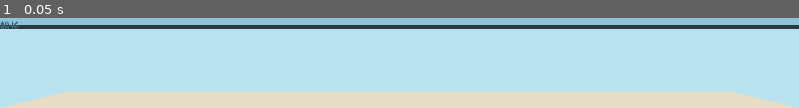
Above: before the commit, frame 1.
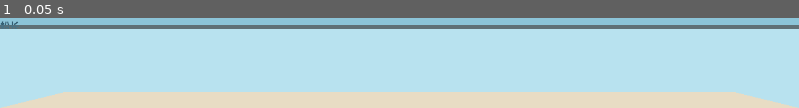
Above: after the commit, the same moment.

Repository: supdogg926/desktop-reef-tank
Game: Godot game, scene res://scenes/Main.tscn
Two runs of this game, one before a commit and one after it. Both use one fixed random seed, a clock stepped at 60 frames per second and the inputs below.
Inputs:
- Up to frame 1 (0.05 s): no input

The runs differ from the first frame. In frame 1, 4.4% of the frame differs, in the area x 0-100%, y 7-13%.

Commit message:
fix: disable viewport transparent_background to resolve navbar checkerboard (GL Compatibility known compat issue)

Diff:
--- a/project.godot
+++ b/project.godot
@@ -33,4 +33,3 @@
 
 textures/canvas_textures/default_texture_filter=0
 renderer/rendering_method="gl_compatibility"
-viewport/transparent_background=true
Binary file added: docs/screenshots/navbar_fix_verification.png
